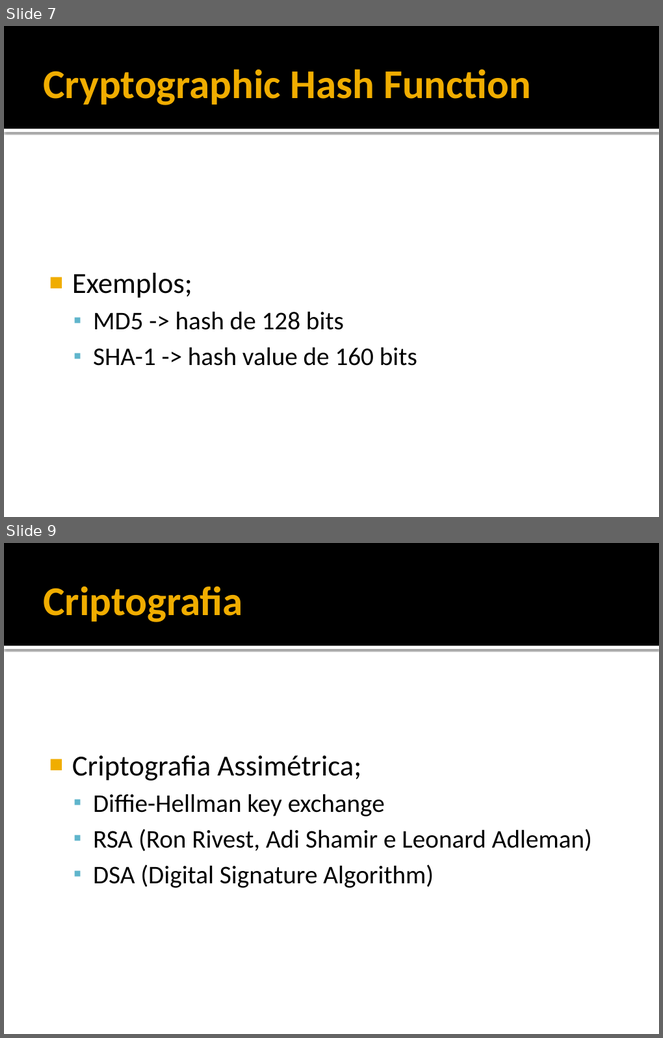
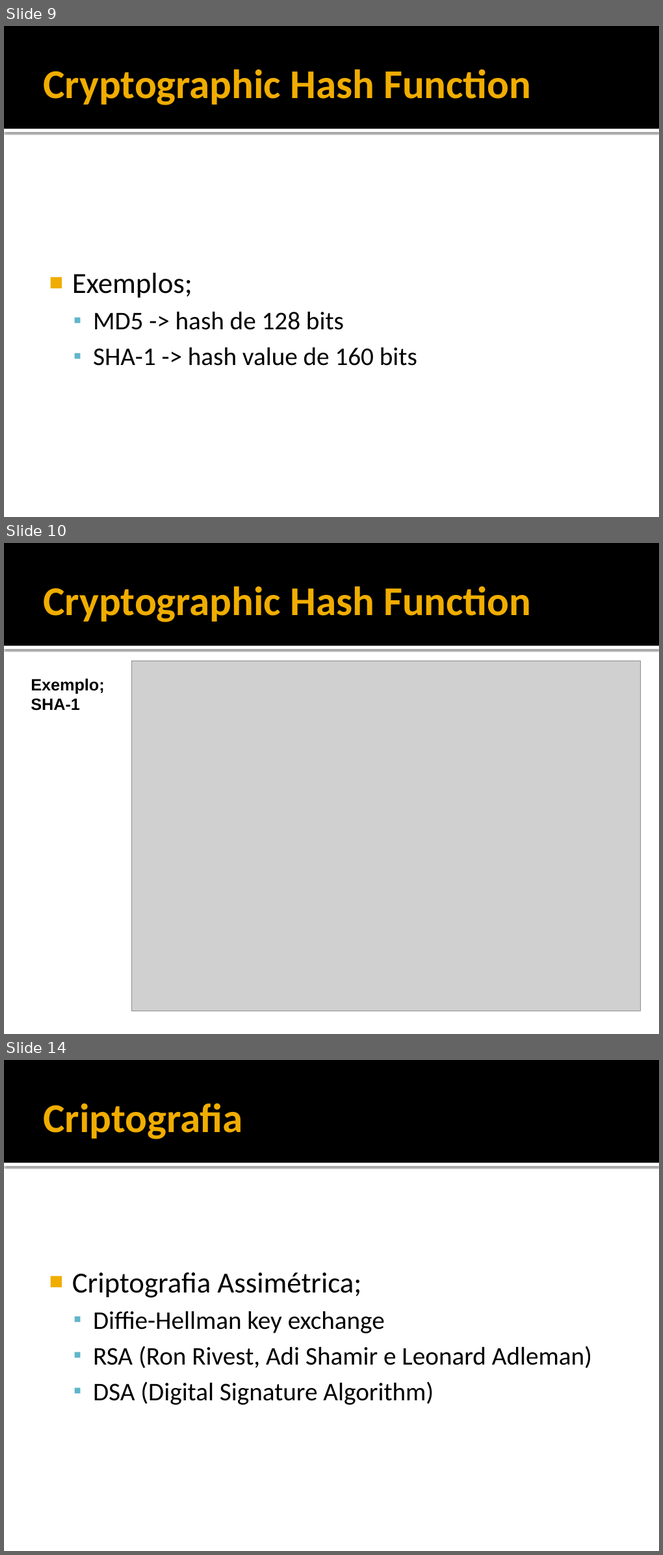
Before and after one commit to rayu1988/svn-jeanbruno, a slide deck: DOCS/TCC/5 - APRESENTAÇÃO.pptx. Shown one above the other, each under a label of ours: slides 7 and 9 before the commit, slides 9, 10 and 14 after it; the slides between them are not shown. The pictures are 663x1038 and 663x1555 pixels, drawn with LibreOffice and Linux fonts; fonts in the diff are those of the drawing; grey boxes stand for pictures. Boxes give left, top, right and bottom in pixels: in the first picture for what was removed or moved away, otherwise in the second. Text is boxed around its words. In the diff, an @@ line names an element or a change of style, - is before the commit and + after.

```diff
--- a/DOCS/TCC/5 - APRESENTAÇÃO.pptx
+++ b/DOCS/TCC/5 - APRESENTAÇÃO.pptx
@@ slide 10 added at [4, 543, 659, 1034], background #FFFFFF; not listed: 2 template elements that a slide beside it also shows @@
@@ title added at [43, 586, 531, 622], 45 pt, text #F0AD00, bold @@
+Cryptographic Hash Function
@@ text added at [31, 678, 104, 711], 18 pt, text #000000, bold @@
+Exemplo;
+SHA-1
@@ picture added at [132, 661, 641, 1012] @@
@@ what was slide 7 is now slide 9 @@
@@ what was slide 9 is now slide 14 @@
```
Also in this commit, not shown: 2 slides changed, 7 other slides added.
